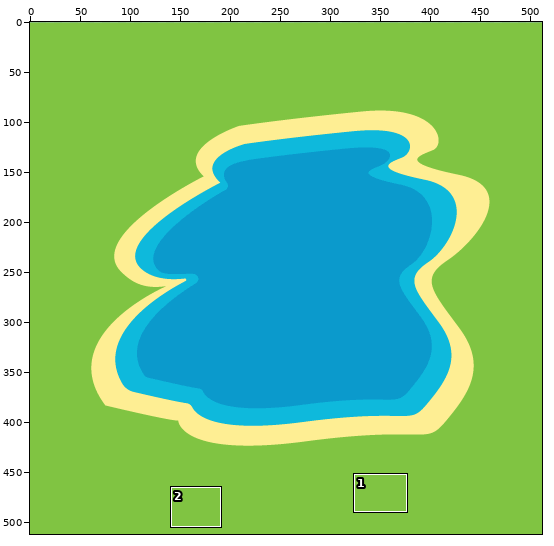
Two states of a sprite sheet, azulejos/tile10.png. Above: a wide view before the commit, with the close-up outlined.
Close-up. First the earlier version:
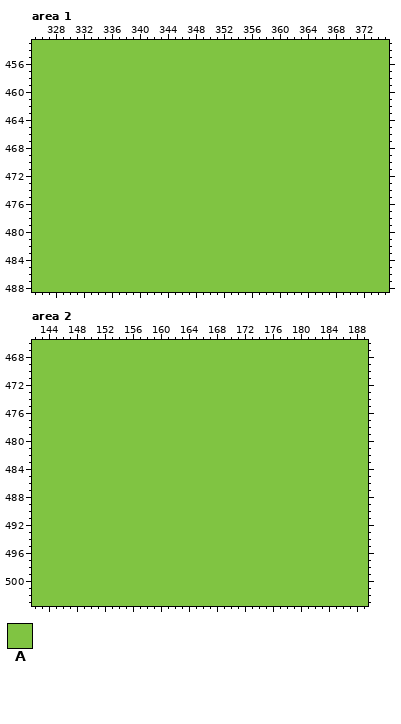
The file is 512x512 pixels. Colours within 5 levels of each other are drawn and written as one. Shown: area 1: x 325..375, y 453..488; area 2: x 142..189, y 466..503. The commit also changed other parts of the picture, which this record leaves out.
Palette (. is transparent): A #80c442
Pixels before, area 1, first column x 325:
453 AAAAAAAAAAAAAAAAAAAAAAAAAAAAAAAAAAAAAAAAAAAAAAAAAAA
454 AAAAAAAAAAAAAAAAAAAAAAAAAAAAAAAAAAAAAAAAAAAAAAAAAAA
455 AAAAAAAAAAAAAAAAAAAAAAAAAAAAAAAAAAAAAAAAAAAAAAAAAAA
456 AAAAAAAAAAAAAAAAAAAAAAAAAAAAAAAAAAAAAAAAAAAAAAAAAAA
457 AAAAAAAAAAAAAAAAAAAAAAAAAAAAAAAAAAAAAAAAAAAAAAAAAAA
458 AAAAAAAAAAAAAAAAAAAAAAAAAAAAAAAAAAAAAAAAAAAAAAAAAAA
459 AAAAAAAAAAAAAAAAAAAAAAAAAAAAAAAAAAAAAAAAAAAAAAAAAAA
460 AAAAAAAAAAAAAAAAAAAAAAAAAAAAAAAAAAAAAAAAAAAAAAAAAAA
461 AAAAAAAAAAAAAAAAAAAAAAAAAAAAAAAAAAAAAAAAAAAAAAAAAAA
462 AAAAAAAAAAAAAAAAAAAAAAAAAAAAAAAAAAAAAAAAAAAAAAAAAAA
463 AAAAAAAAAAAAAAAAAAAAAAAAAAAAAAAAAAAAAAAAAAAAAAAAAAA
464 AAAAAAAAAAAAAAAAAAAAAAAAAAAAAAAAAAAAAAAAAAAAAAAAAAA
465 AAAAAAAAAAAAAAAAAAAAAAAAAAAAAAAAAAAAAAAAAAAAAAAAAAA
466 AAAAAAAAAAAAAAAAAAAAAAAAAAAAAAAAAAAAAAAAAAAAAAAAAAA
467 AAAAAAAAAAAAAAAAAAAAAAAAAAAAAAAAAAAAAAAAAAAAAAAAAAA
468 AAAAAAAAAAAAAAAAAAAAAAAAAAAAAAAAAAAAAAAAAAAAAAAAAAA
469 AAAAAAAAAAAAAAAAAAAAAAAAAAAAAAAAAAAAAAAAAAAAAAAAAAA
470 AAAAAAAAAAAAAAAAAAAAAAAAAAAAAAAAAAAAAAAAAAAAAAAAAAA
471 AAAAAAAAAAAAAAAAAAAAAAAAAAAAAAAAAAAAAAAAAAAAAAAAAAA
472 AAAAAAAAAAAAAAAAAAAAAAAAAAAAAAAAAAAAAAAAAAAAAAAAAAA
473 AAAAAAAAAAAAAAAAAAAAAAAAAAAAAAAAAAAAAAAAAAAAAAAAAAA
474 AAAAAAAAAAAAAAAAAAAAAAAAAAAAAAAAAAAAAAAAAAAAAAAAAAA
475 AAAAAAAAAAAAAAAAAAAAAAAAAAAAAAAAAAAAAAAAAAAAAAAAAAA
476 AAAAAAAAAAAAAAAAAAAAAAAAAAAAAAAAAAAAAAAAAAAAAAAAAAA
477 AAAAAAAAAAAAAAAAAAAAAAAAAAAAAAAAAAAAAAAAAAAAAAAAAAA
478 AAAAAAAAAAAAAAAAAAAAAAAAAAAAAAAAAAAAAAAAAAAAAAAAAAA
479 AAAAAAAAAAAAAAAAAAAAAAAAAAAAAAAAAAAAAAAAAAAAAAAAAAA
480 AAAAAAAAAAAAAAAAAAAAAAAAAAAAAAAAAAAAAAAAAAAAAAAAAAA
481 AAAAAAAAAAAAAAAAAAAAAAAAAAAAAAAAAAAAAAAAAAAAAAAAAAA
482 AAAAAAAAAAAAAAAAAAAAAAAAAAAAAAAAAAAAAAAAAAAAAAAAAAA
483 AAAAAAAAAAAAAAAAAAAAAAAAAAAAAAAAAAAAAAAAAAAAAAAAAAA
484 AAAAAAAAAAAAAAAAAAAAAAAAAAAAAAAAAAAAAAAAAAAAAAAAAAA
485 AAAAAAAAAAAAAAAAAAAAAAAAAAAAAAAAAAAAAAAAAAAAAAAAAAA
486 AAAAAAAAAAAAAAAAAAAAAAAAAAAAAAAAAAAAAAAAAAAAAAAAAAA
487 AAAAAAAAAAAAAAAAAAAAAAAAAAAAAAAAAAAAAAAAAAAAAAAAAAA
488 AAAAAAAAAAAAAAAAAAAAAAAAAAAAAAAAAAAAAAAAAAAAAAAAAAA
Pixels before, area 2, first column x 142:
466 AAAAAAAAAAAAAAAAAAAAAAAAAAAAAAAAAAAAAAAAAAAAAAAA
467 AAAAAAAAAAAAAAAAAAAAAAAAAAAAAAAAAAAAAAAAAAAAAAAA
468 AAAAAAAAAAAAAAAAAAAAAAAAAAAAAAAAAAAAAAAAAAAAAAAA
469 AAAAAAAAAAAAAAAAAAAAAAAAAAAAAAAAAAAAAAAAAAAAAAAA
470 AAAAAAAAAAAAAAAAAAAAAAAAAAAAAAAAAAAAAAAAAAAAAAAA
471 AAAAAAAAAAAAAAAAAAAAAAAAAAAAAAAAAAAAAAAAAAAAAAAA
472 AAAAAAAAAAAAAAAAAAAAAAAAAAAAAAAAAAAAAAAAAAAAAAAA
473 AAAAAAAAAAAAAAAAAAAAAAAAAAAAAAAAAAAAAAAAAAAAAAAA
474 AAAAAAAAAAAAAAAAAAAAAAAAAAAAAAAAAAAAAAAAAAAAAAAA
475 AAAAAAAAAAAAAAAAAAAAAAAAAAAAAAAAAAAAAAAAAAAAAAAA
476 AAAAAAAAAAAAAAAAAAAAAAAAAAAAAAAAAAAAAAAAAAAAAAAA
477 AAAAAAAAAAAAAAAAAAAAAAAAAAAAAAAAAAAAAAAAAAAAAAAA
478 AAAAAAAAAAAAAAAAAAAAAAAAAAAAAAAAAAAAAAAAAAAAAAAA
479 AAAAAAAAAAAAAAAAAAAAAAAAAAAAAAAAAAAAAAAAAAAAAAAA
480 AAAAAAAAAAAAAAAAAAAAAAAAAAAAAAAAAAAAAAAAAAAAAAAA
481 AAAAAAAAAAAAAAAAAAAAAAAAAAAAAAAAAAAAAAAAAAAAAAAA
482 AAAAAAAAAAAAAAAAAAAAAAAAAAAAAAAAAAAAAAAAAAAAAAAA
483 AAAAAAAAAAAAAAAAAAAAAAAAAAAAAAAAAAAAAAAAAAAAAAAA
484 AAAAAAAAAAAAAAAAAAAAAAAAAAAAAAAAAAAAAAAAAAAAAAAA
485 AAAAAAAAAAAAAAAAAAAAAAAAAAAAAAAAAAAAAAAAAAAAAAAA
486 AAAAAAAAAAAAAAAAAAAAAAAAAAAAAAAAAAAAAAAAAAAAAAAA
487 AAAAAAAAAAAAAAAAAAAAAAAAAAAAAAAAAAAAAAAAAAAAAAAA
488 AAAAAAAAAAAAAAAAAAAAAAAAAAAAAAAAAAAAAAAAAAAAAAAA
489 AAAAAAAAAAAAAAAAAAAAAAAAAAAAAAAAAAAAAAAAAAAAAAAA
490 AAAAAAAAAAAAAAAAAAAAAAAAAAAAAAAAAAAAAAAAAAAAAAAA
491 AAAAAAAAAAAAAAAAAAAAAAAAAAAAAAAAAAAAAAAAAAAAAAAA
492 AAAAAAAAAAAAAAAAAAAAAAAAAAAAAAAAAAAAAAAAAAAAAAAA
493 AAAAAAAAAAAAAAAAAAAAAAAAAAAAAAAAAAAAAAAAAAAAAAAA
494 AAAAAAAAAAAAAAAAAAAAAAAAAAAAAAAAAAAAAAAAAAAAAAAA
495 AAAAAAAAAAAAAAAAAAAAAAAAAAAAAAAAAAAAAAAAAAAAAAAA
496 AAAAAAAAAAAAAAAAAAAAAAAAAAAAAAAAAAAAAAAAAAAAAAAA
497 AAAAAAAAAAAAAAAAAAAAAAAAAAAAAAAAAAAAAAAAAAAAAAAA
498 AAAAAAAAAAAAAAAAAAAAAAAAAAAAAAAAAAAAAAAAAAAAAAAA
499 AAAAAAAAAAAAAAAAAAAAAAAAAAAAAAAAAAAAAAAAAAAAAAAA
500 AAAAAAAAAAAAAAAAAAAAAAAAAAAAAAAAAAAAAAAAAAAAAAAA
501 AAAAAAAAAAAAAAAAAAAAAAAAAAAAAAAAAAAAAAAAAAAAAAAA
502 AAAAAAAAAAAAAAAAAAAAAAAAAAAAAAAAAAAAAAAAAAAAAAAA
503 AAAAAAAAAAAAAAAAAAAAAAAAAAAAAAAAAAAAAAAAAAAAAAAA
And afterwards:
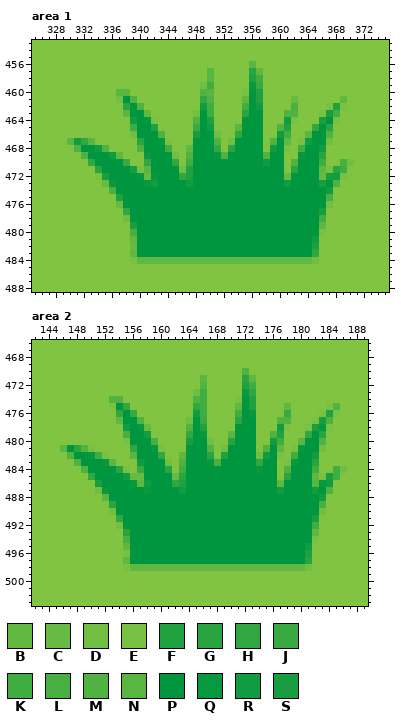
Colours new in this view: B #60b841  C #68bb42  D #70be42  E #78c142  F #20a140  G #28a441  H #30a741  J #38aa41  K #40ad41  L #48b041  M #50b341  N #58b641  P #009640  Q #089940  R #109c40  S #189e40
What changed:
Changed rows in their new state; - is an unchanged pixel.
Area 1:
first column x 330:
456 --------------------------N--------------
457 --------------------N-----GB-------------
458 --------------------N-----FK-------------
459 -------------------DK-----QJ-------------
460 -------NN----------MN----EPF-------------
461 -------DPM---------HM----BPF----C------B-
462 --------GPM--------RK----KPR----L----EFE-
463 --------NPPB------DPK----GPP---MM---ESK--
464 ---------RPQE-----MPF----PPP---RE---SPE--
465 ---------KPPF-----JPR---NPPP--MF---HPG---
466 ---------DPPPM----SPPD--HPPP--RK--NPPM---
467 NRHN------GPPQE---PPPM-DPPPP-MPB-ERPPD---
468 -MPPRM----MPPPK--BPPPH-GPPPP-RPE-KPPR----
469 --MPPPRB---QPPPD-MPPPQMPPPPPMPP--QPPG----
470 ---HPPPPJ--HPPPH-KPPPPPPPPPPRPP-MPPPK--LD
471 ----GPPPPSENPPPPDFPPPPPPPPPPPPP-GPPPBEGK-
472 ----ESPPPPQCQPPPHFPPPPPPPPPPPPPCPPPPCSRE-
473 -----CQPPPPQRPPPPRPPPPPPPPPPPPPRPPPPSPM--
474 ------LPPPPPPPPPPPPPPPPPPPPPPPPPPPPPPR---
475 -------FPPPPPPPPPPPPPPPPPPPPPPPPPPPPPL---
476 -------CPPPPPPPPPPPPPPPPPPPPPPPPPPPPPD---
477 --------HPPPPPPPPPPPPPPPPPPPPPPPPPPPS----
478 --------DPPPPPPPPPPPPPPPPPPPPPPPPPPPK----
479 ---------SPPPPPPPPPPPPPPPPPPPPPPPPPPB----
480 ---------LPPPPPPPPPPPPPPPPPPPPPPPPPPE----
481 ---------BPPPPPPPPPPPPPPPPPPPPPPPPPR-----
482 ---------CPPPPPPPPPPPPPPPPPPPPPPPPPF-----
483 ---------BPPPPPPPPPPPPPPPPPPPPPPPPPH-----
484 ---------EBBBBBBBBBBBBBBBBBBBBBBBBBD-----
Area 2:
first column x 146:
470 --------------------------M--------------
471 --------------------N-----GB-------------
472 --------------------M-----FK-------------
473 -------------------DK-----QH-------------
474 -------MM----------MK----EPF-------------
475 -------EPH---------HK----BPF----B-----EM-
476 --------HPJ--------RK----KPQ----J----EFE-
477 --------BPPM------DPJ----GPP---MM---ESM--
478 ---------RPQC-----MPF----PPP---RE--ESQE--
479 ---------LPPS-----HPQ---NPPP--MF---HPG---
480 ---------EPPPL----SPPD--GPPP--RK--NPPM---
481 NPGME-----HPPQE---PPPM-DPPPP-MPB-EQPPD---
482 -MPPQKE---NPPPH--BPPPG-FPPPPDRPE-KPPR----
483 --MPPPQN---RPPPD-MPPPQLPPPPPHPP-EQPPG----
484 ---MPPPPGE-JPPPG-KPPPPPPPPPPQPP-MPPPK--KD
485 ----HPPPPRCCPPPPCGPPPPPPPPPPPPP-GPPPBESK-
486 -----SPPPPQBRPPPHFPPPPPPPPPPPPPBPPPPNQR--
487 -----DQPPPPPQPPPPRPPPPPPPPPPPPPRPPPPRPM--
488 ------NPPPPPPPPPPPPPPPPPPPPPPPPPPPPPPR---
489 -------GPPPPPPPPPPPPPPPPPPPPPPPPPPPPPL---
490 -------DPPPPPPPPPPPPPPPPPPPPPPPPPPPPPD---
491 --------HPPPPPPPPPPPPPPPPPPPPPPPPPPPS----
492 --------DPPPPPPPPPPPPPPPPPPPPPPPPPPPK----
493 ---------GPPPPPPPPPPPPPPPPPPPPPPPPPPB----
494 ---------LPPPPPPPPPPPPPPPPPPPPPPPPPPE----
495 ---------BPPPPPPPPPPPPPPPPPPPPPPPPPR-----
496 ---------EPPPPPPPPPPPPPPPPPPPPPPPPPF-----
497 ---------BPPPPPPPPPPPPPPPPPPPPPPPPPG-----
498 ---------EBBBBBBBBBBBBBBBBBBBBBBBBBD-----
